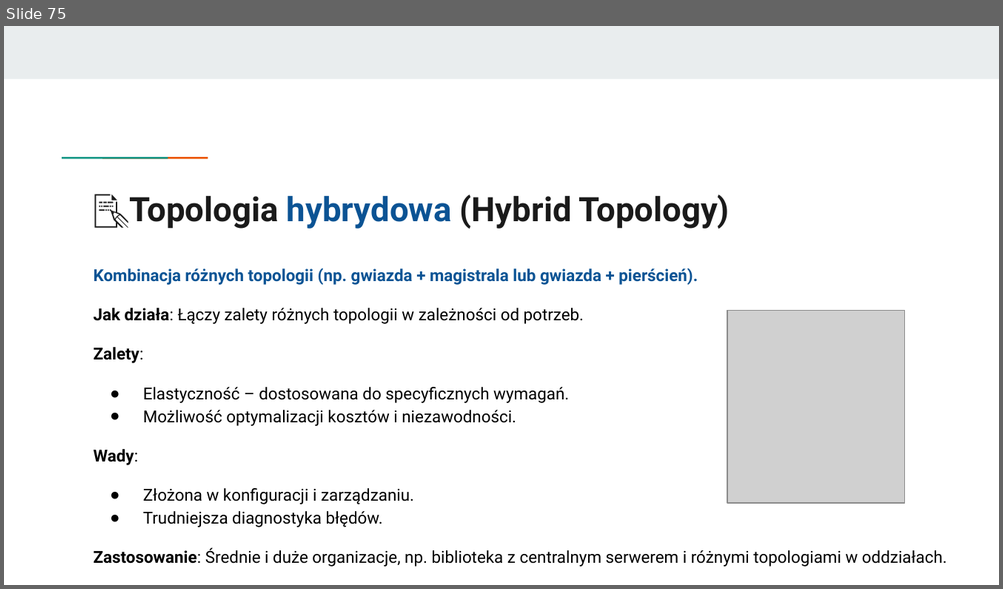
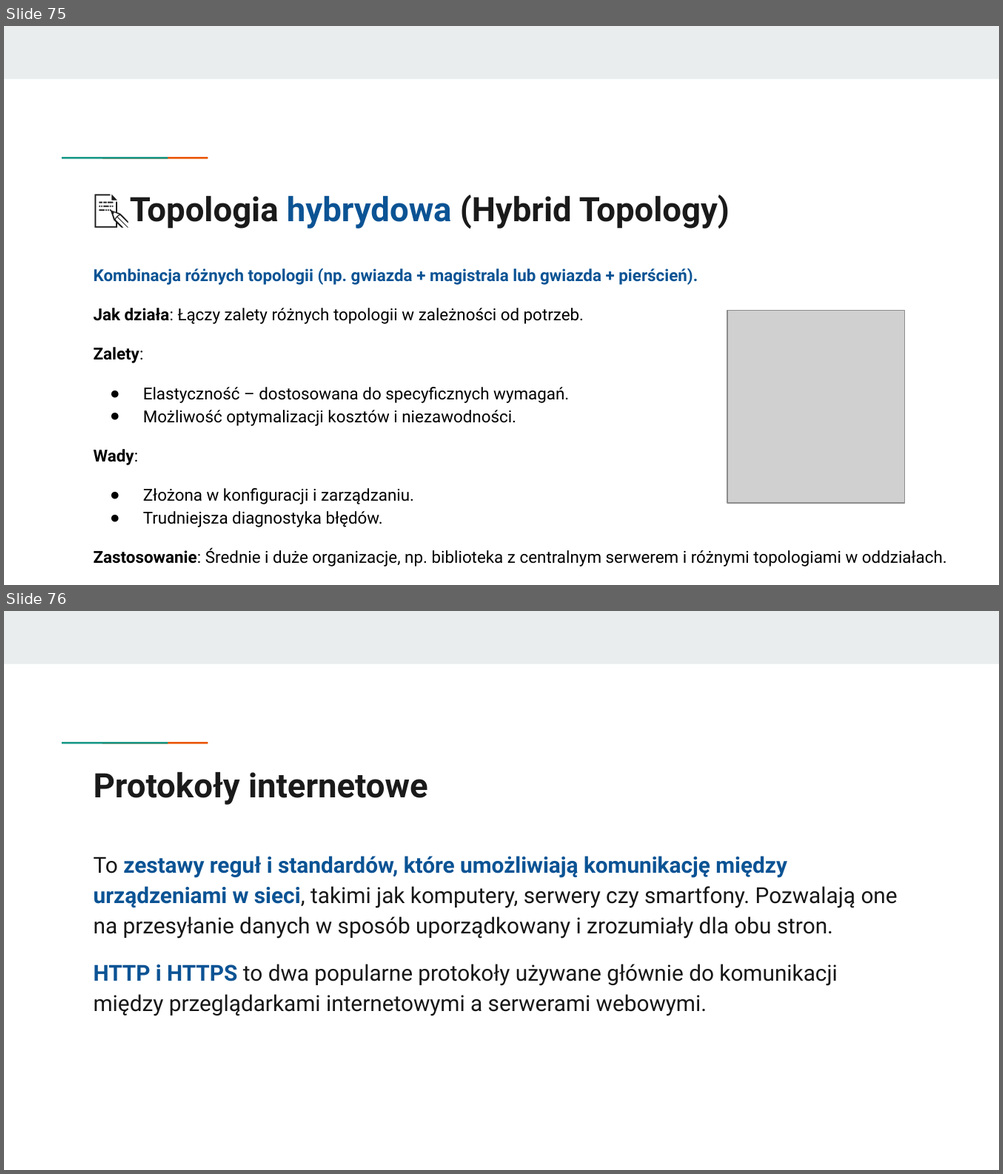
Before and after one commit to KasiaKasia/PRZEDMIOTY, a slide deck: ZASTOSOWANIE_INFORMATYKI/1A-gr_2/Zastosowanie informatyki - 1A gr. 2.pptx. Shown one above the other, each under a label of ours: slide 75 before the commit, slides 75 and 76 after it. The pictures are 1003x589 and 1003x1174 pixels, drawn with LibreOffice and Linux fonts; fonts in the diff are those of the drawing; grey boxes stand for pictures. Boxes give left, top, right and bottom in pixels: in the first picture for what was removed or moved away, otherwise in the second. Text is boxed around its words. In the diff, an @@ line names an element or a change of style, - is before the commit and + after.

```diff
--- a/ZASTOSOWANIE_INFORMATYKI/1A-gr_2/Zastosowanie informatyki - 1A gr. 2.pptx
+++ b/ZASTOSOWANIE_INFORMATYKI/1A-gr_2/Zastosowanie informatyki - 1A gr. 2.pptx
@@ slide 76 added at [4, 611, 999, 1170], background #FFFFFF; not listed: 3 template elements that a slide beside it also shows @@
@@ title added at [94, 772, 428, 805], 24.4 pt, text #1A1A1A, bold @@
+Protokoły internetowe
@@ text added at [94, 856, 897, 1017], 16 pt, text #171717 @@
+To zestawy reguł i standardów, które umożliwiają komunikację między urządzeniami w sieci, takimi jak komputery, serwery czy smartfony. Pozwalają one na przesyłanie danych w sposób uporządkowany i zrozumiały dla obu stron.
+HTTP i HTTPS to dwa popularne protokoły używane głównie do komunikacji między przeglądarkami internetowymi a serwerami webowymi.
```
Also in this commit, not shown: 4 other slides added, 1 other file.
